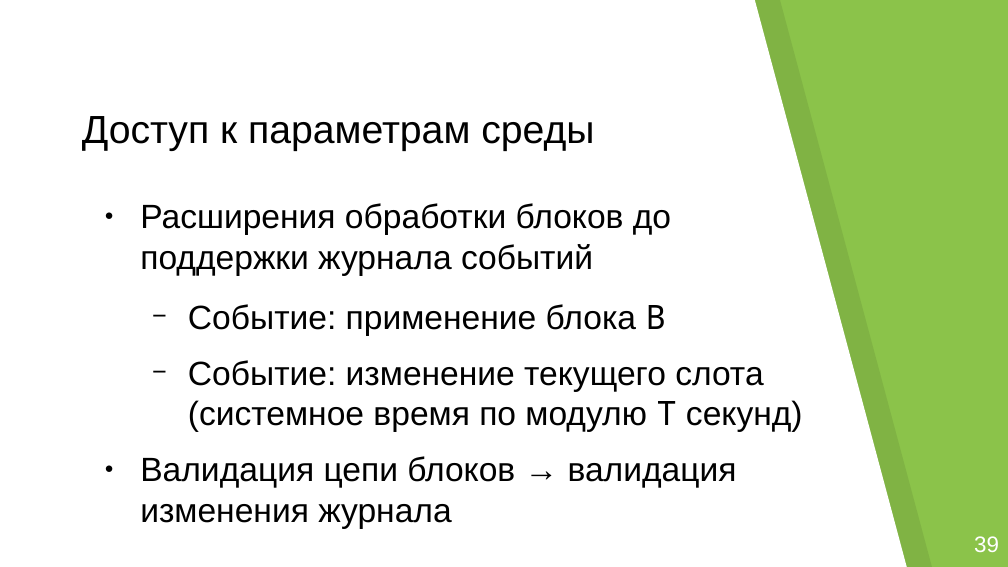
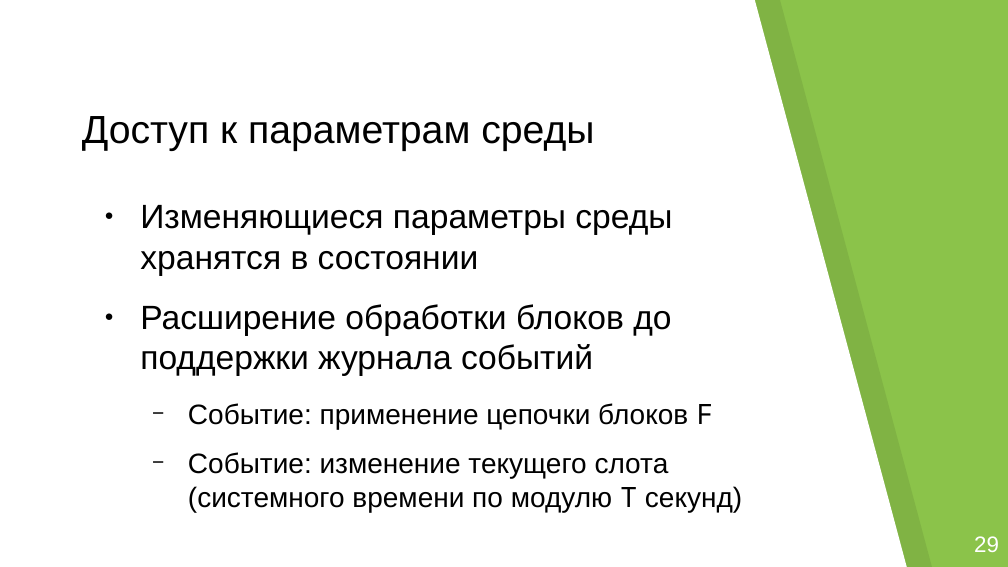
Before and after one commit to georgeee/itmo-master-thesis, a slide deck: slide 13 of presentation.odp (slide 22 before the commit). Drawn at 1008x567 pixels with LibreOffice and Linux fonts; fonts in the diff are those of the drawing; background and template pictures are left out. Boxes give left, top, right and bottom in pixels: in the first picture for what was removed or moved away, otherwise in the second. Text is boxed around its words. In the diff, an @@ line names an element or a change of style, - is before the commit and + after.

```diff
--- a/presentation.odp
+++ b/presentation.odp
@@ text at (140, 205, 742, 512): text changed; size 24 to 20 pt @@
-● Расширения обработки блоков до поддержки журнала событий
-  − Событие: применение блока B
-  − Событие: изменение текущего слота (системное время по модулю T секунд)
-● Валидация цепи блоков → валидация изменения журнала
+● Изменяющиеся параметры среды хранятся в состоянии
+● Расширение обработки блоков до поддержки журнала событий
+  − Событие: применение цепочки блоков F
+  − Событие: изменение текущего слота (системного времени по модулю T секунд)
@@ page number at (831, 520, 980, 567): text changed @@
-22 /
+13 /
@@ text at (974, 536, 999, 552): text changed @@
-39
+29
```
Also in this commit, not shown: 22 other slides changed, 2 slides added, 12 slides removed.
